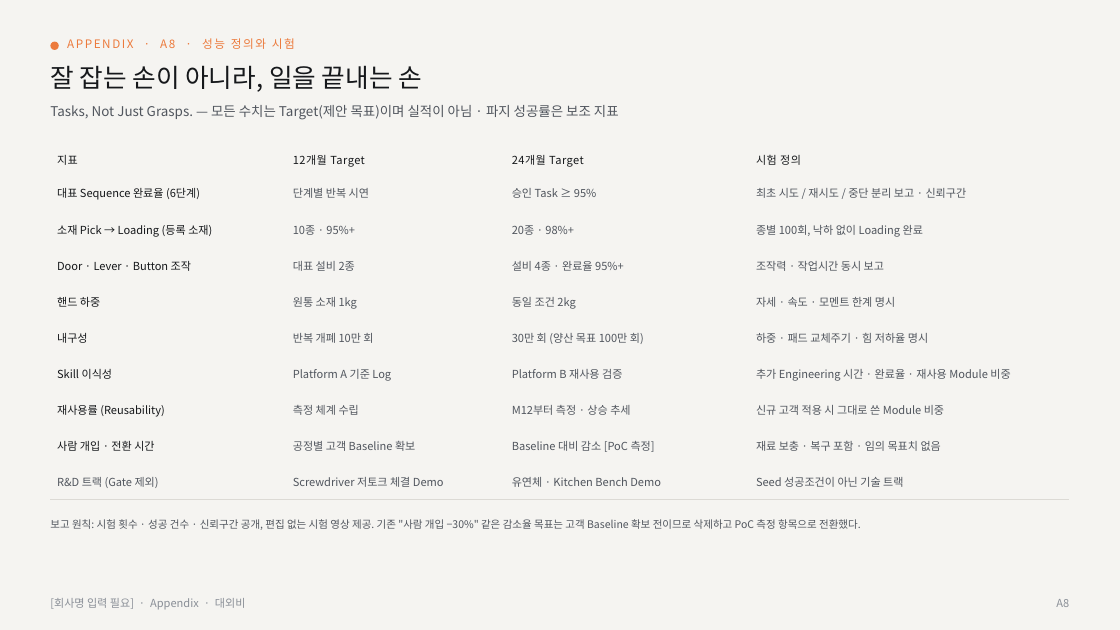
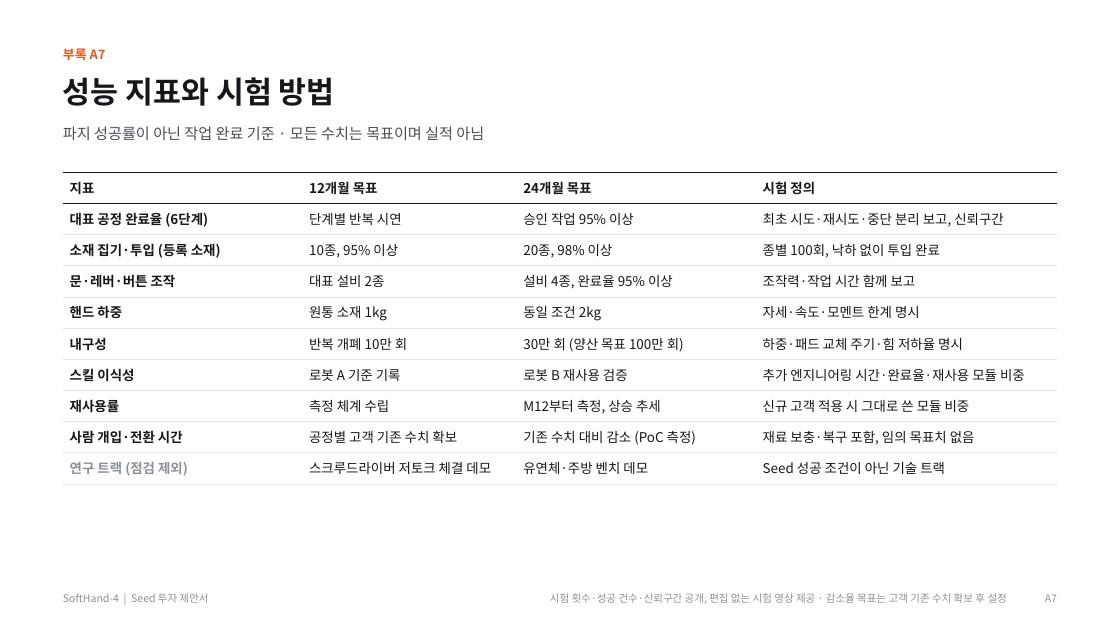
Before and after one commit to kimdonghyun2789-hash/D, a slide deck: slide 24 of SoftHand_Founding_Seed_IR_Deck_Final.pptx. Drawn at 1120x630 pixels with LibreOffice and Linux fonts; fonts in the diff are those of the drawing. Boxes give left, top, right and bottom in pixels: in the first picture for what was removed or moved away, otherwise in the second. Text is boxed around its words. In the diff, an @@ line names an element or a change of style, - is before the commit and + after.

```diff
--- a/SoftHand_Founding_Seed_IR_Deck_Final.pptx
+++ b/SoftHand_Founding_Seed_IR_Deck_Final.pptx
@@ background #F5F4F1 to #FFFFFF @@
@@ ellipse removed at (50, 41, 59, 50) @@
@@ text added at (63, 48, 106, 60), 11 pt, text #E2571B, bold @@
+부록 A7
@@ text at (63, 77, 335, 106): text changed; size 10 to 26 pt; text colour #EC7A3C to #15171A; bold on @@
-APPENDIX · A8 · 성능 정의와 시험
+성능 지표와 시험 방법
@@ text removed at (50, 105, 619, 120) @@
-Tasks, Not Just Grasps. — 모든 수치는 Target(제안 목표)이며 실적이 아님 · 파지 성공률은 보조 지표
@@ text at (63, 126, 484, 140): text changed; size 22 to 13 pt; text colour #16181B to #4A4F57 @@
-잘 잡는 손이 아니라, 일을 끝내는 손
+파지 성공률이 아닌 작업 완료 기준 · 모든 수치는 목표이며 실적 아님
@@ table at (63, 172, 1057, 484) @@
-row 1, column 2: 12개월 Target
+row 1, column 2: 12개월 목표
-row 1, column 3: 24개월 Target
+row 1, column 3: 24개월 목표
-row 2: 대표 Sequence 완료율 (6단계) | 단계별 반복 시연 | 승인 Task ≥ 95% | 최초 시도 / 재시도 / 중단 분리 보고 · 신뢰구간
+row 2: 대표 공정 완료율 (6단계) | 단계별 반복 시연 | 승인 작업 95% 이상 | 최초 시도·재시도·중단 분리 보고, 신뢰구간
-row 3: 소재 Pick → Loading (등록 소재) | 10종 · 95%+ | 20종 · 98%+ | 종별 100회, 낙하 없이 Loading 완료
+row 3: 소재 집기·투입 (등록 소재) | 10종, 95% 이상 | 20종, 98% 이상 | 종별 100회, 낙하 없이 투입 완료
-row 4: Door · Lever · Button 조작 | 대표 설비 2종 | 설비 4종 · 완료율 95%+ | 조작력 · 작업시간 동시 보고
+row 4: 문·레버·버튼 조작 | 대표 설비 2종 | 설비 4종, 완료율 95% 이상 | 조작력·작업 시간 함께 보고
-row 5, column 4: 자세 · 속도 · 모멘트 한계 명시
+row 5, column 4: 자세·속도·모멘트 한계 명시
-row 6, column 4: 하중 · 패드 교체주기 · 힘 저하율 명시
+row 6, column 4: 하중·패드 교체 주기·힘 저하율 명시
-row 7: Skill 이식성 | Platform A 기준 Log | Platform B 재사용 검증 | 추가 Engineering 시간 · 완료율 · 재사용 Module 비중
+row 7: 스킬 이식성 | 로봇 A 기준 기록 | 로봇 B 재사용 검증 | 추가 엔지니어링 시간·완료율·재사용 모듈 비중
-row 8: 재사용률 (Reusability) | 측정 체계 수립 | M12부터 측정 · 상승 추세 | 신규 고객 적용 시 그대로 쓴 Module 비중
+row 8: 재사용률 | 측정 체계 수립 | M12부터 측정, 상승 추세 | 신규 고객 적용 시 그대로 쓴 모듈 비중
-row 9: 사람 개입 · 전환 시간 | 공정별 고객 Baseline 확보 | Baseline 대비 감소 [PoC 측정] | 재료 보충 · 복구 포함 · 임의 목표치 없음
+row 9: 사람 개입·전환 시간 | 공정별 고객 기존 수치 확보 | 기존 수치 대비 감소 (PoC 측정) | 재료 보충·복구 포함, 임의 목표치 없음
-row 10: R&D 트랙 (Gate 제외) | Screwdriver 저토크 체결 Demo | 유연체 · Kitchen Bench Demo | Seed 성공조건이 아닌 기술 트랙
+row 10: 연구 트랙 (점검 제외) | 스크루드라이버 저토크 체결 데모 | 유연체·주방 벤치 데모 | Seed 성공 조건이 아닌 기술 트랙
@@ size 9.5 to 11.5 pt in "지표", "시험 정의", "단계별 반복 시연", "대표 설비 2종" and 7 more places @@
@@ text colour #16181B to #15171A, bold on in "지표", "시험 정의", "핸드 하중", "내구성" @@
@@ letter spacing 0.4 to 0 pt in "지표", "시험 정의" @@
@@ text colour #51565E to #15171A in "단계별 반복 시연", "대표 설비 2종", "원통 소재 1kg", "동일 조건 2kg" and 3 more places @@
@@ line spacing 1.05 to 1 @@
@@ borders changed @@
@@ table: place and size @@
-table at (50, 145, 1070, 500)
+table at (63, 172, 1057, 484)
@@ text removed at (50, 598, 246, 610) @@
-[회사명 입력 필요] · Appendix · 대외비
@@ text added at (63, 593, 209, 603), 9 pt, text #8C9198 @@
+SoftHand-4 | Seed 투자 제안서
@@ text at (550, 593, 1007, 604): text changed; text colour #51565E to #8C9198 @@
-보고 원칙: 시험 횟수 · 성공 건수 · 신뢰구간 공개, 편집 없는 시험 영상 제공. 기존 "사람 개입 −30%" 같은 감소율 목표는 고객 Baseline 확보 전이므로 삭제하고 PoC 측정 항목으로 전환했다.
+시험 횟수·성공 건수·신뢰구간 공개, 편집 없는 시험 영상 제공 · 감소율 목표는 고객 기존 수치 확보 후 설정
@@ text added at (1045, 594, 1057, 602), 9 pt, text #8C9198 @@
+A7
@@ text removed at (1056, 599, 1069, 607) @@
-A8
```
Also in this commit, not shown: 21 other slides changed, 11 slides added, 11 slides removed, 44 other files.
